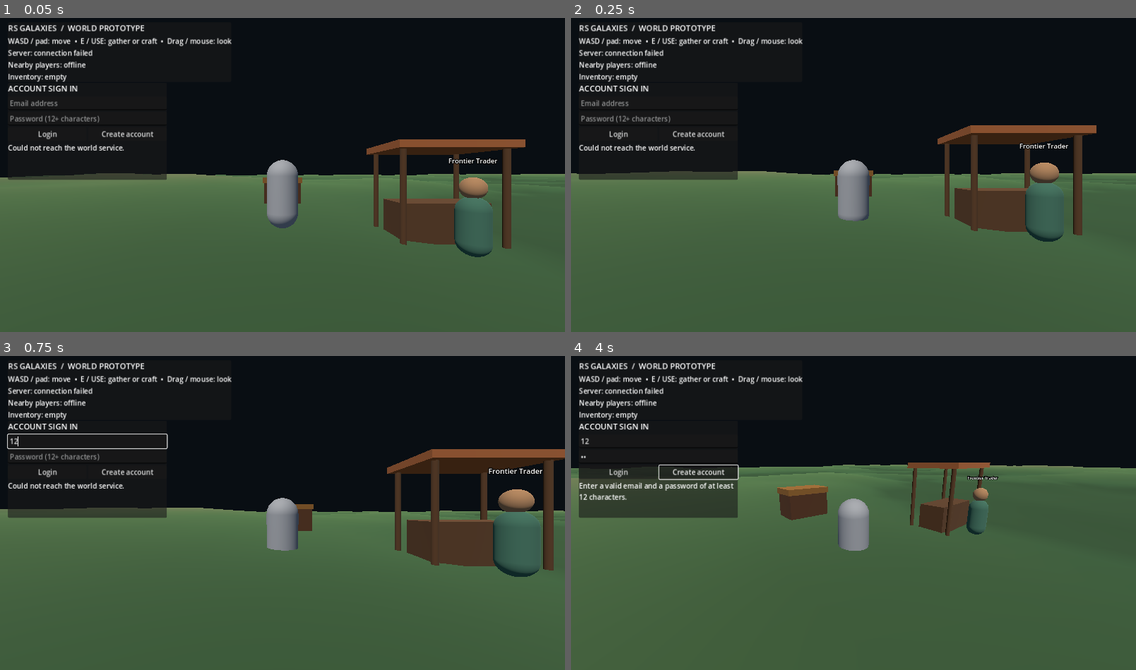
Above: before the commit, frames 1-4 (two rows, left to right).
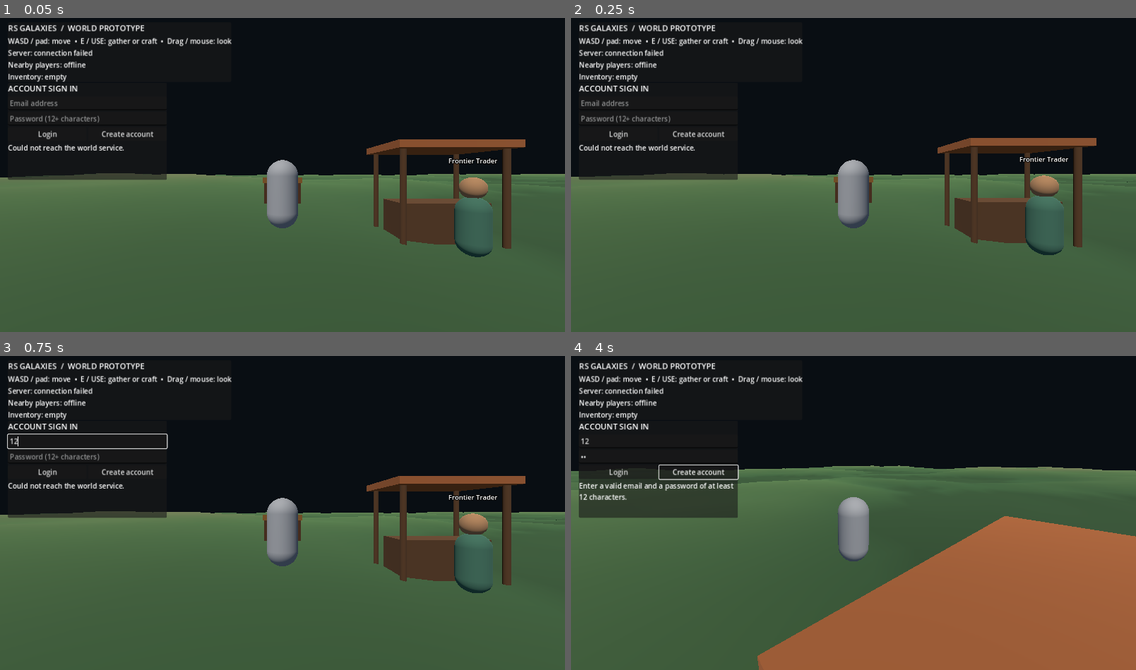
Above: after the commit, the same moments.

Repository: ViViD420/RSGalaxies-
Game: Godot game, scene res://scenes/main.tscn
Same seed, same stepped clock (60 frames per second), same inputs: the game is played once before the commit and once after it.
Inputs (mouse positions are in pixels of both pictures, inside the frame that each line leads up to):
- Up to frame 1 (0.05 s): no input
- Up to frame 2 (0.25 s): no input
- Up to frame 3 (0.75 s): click (84, 440) at 0.52 s; type "12" at 0.6 s
- Up to frame 4 (4 s): click (655, 456) at 0.75 s; type "12" at 0.83 s; click "Login" at 1.25 s; click "Create account" at 2 s; tap Enter at 2.75 s; move the mouse to (881, 509) at 2.77 s; hold W (move_forward) from 2.78 s (still down); tap E (interact) at 2.85, 3.6 s; click (881, 509) at 2.92 s; tap Space (jump) at 3.02, 3.77 s; move the mouse to (825, 513) at 3.52 s

Frame 1 is identical in both runs. In frame 2, 4.5% of the frame differs, in the area x 0-100%, y 34-76%; in frame 3, 9.4%; in frame 4, 26%, in the area x 0-100%, y 33-100%.

Commit message:
Validate terrain collision faces and enable robust double-sided collision

Diff:
--- a/client/scripts/world_terrain.gd
+++ b/client/scripts/world_terrain.gd
@@ -105,12 +105,18 @@
 	terrain_body.name = "TerrainCollision"
 	var terrain_collision := CollisionShape3D.new()
 	terrain_collision.name = "TerrainShape"
-	terrain_collision.shape = terrain_mesh.create_trimesh_shape()
-	if terrain_collision.shape == null:
-		push_error("WorldTerrain could not create terrain collision.")
+	var collision_mesh := terrain_mesh.create_trimesh_shape() as ConcavePolygonShape3D
+	if collision_mesh == null or collision_mesh.get_faces().is_empty():
+		push_error("WorldTerrain could not create non-empty terrain collision faces.")
 		terrain_visual.queue_free()
 		terrain_body.queue_free()
 		return
+	# Double-sided collision protects grounding at triangle seams and keeps
+	# collision robust if a future terrain mesh winding change is introduced.
+	collision_mesh.backface_collision = true
+	terrain_collision.shape = collision_mesh
+	terrain_body.collision_layer = 1
+	terrain_body.collision_mask = 1
 	terrain_body.add_child(terrain_collision)
 	add_child(terrain_body)
 
